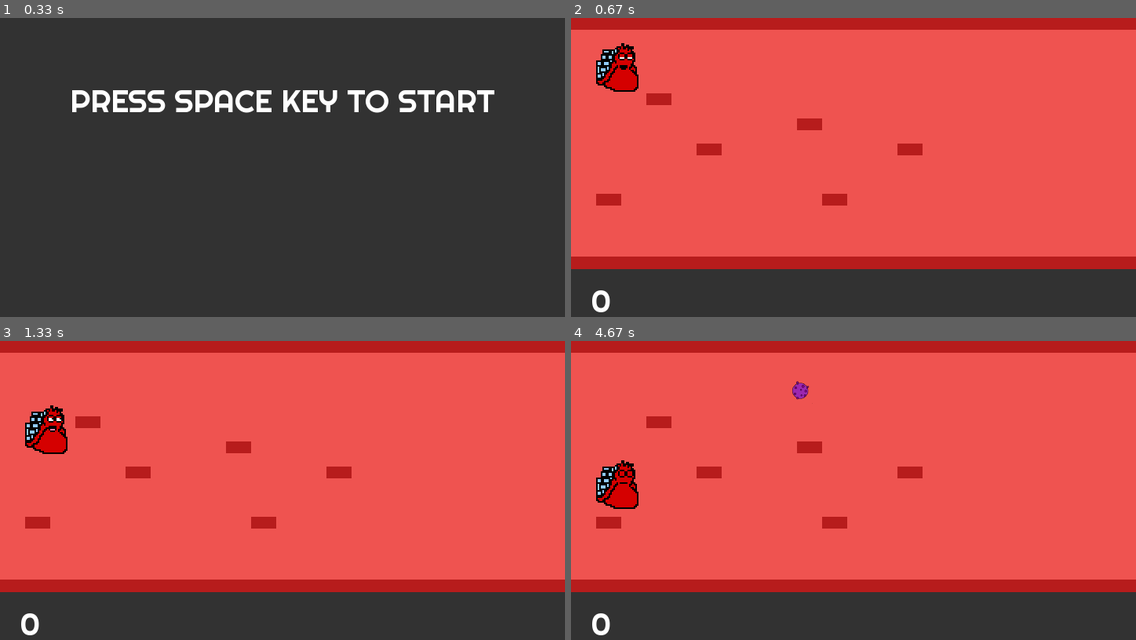
Above: before the commit, frames 1-4 (two rows, left to right).
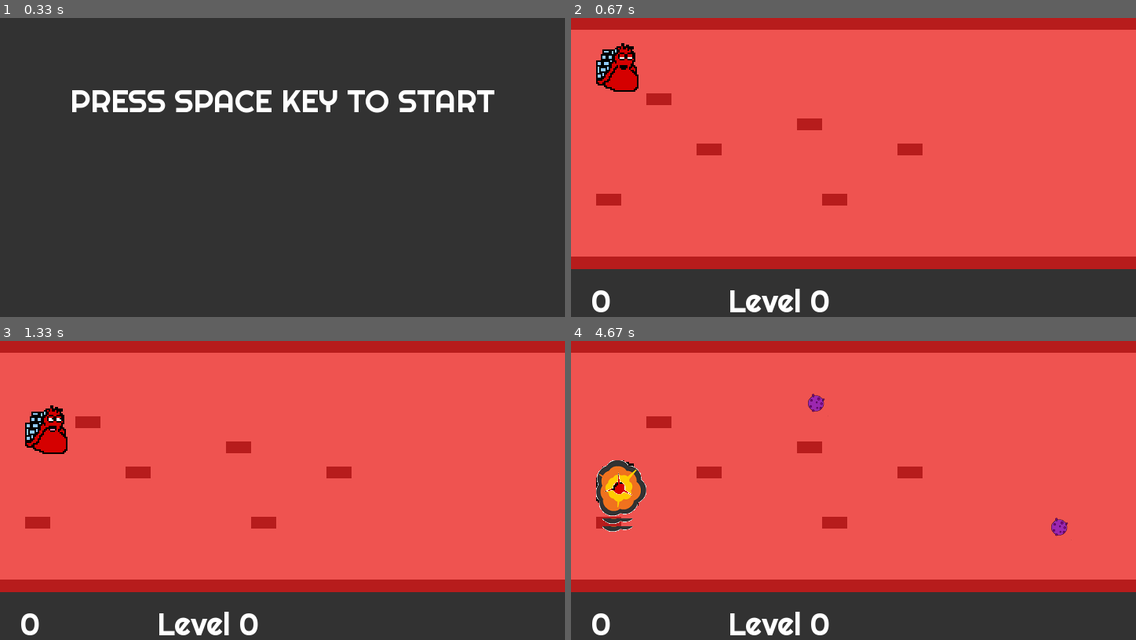
Above: after the commit, the same moments.

Repository: Moks8/pygame_virus
Game: pygame game, started from main.py
Same seed, same stepped clock (60 frames per second), same inputs: the game is played once before the commit and once after it.
Inputs:
- Up to frame 1 (0.33 s): no input
- Up to frame 2 (0.67 s): tap Space at 0.33 s
- Up to frame 3 (1.33 s): hold Down from 1.17 s (still down)
- Up to frame 4 (4.67 s): release Down at 1.63 s; hold Up 1.67-2.03 s; hold Down 2.07-2.43 s; hold Up 2.47-2.77 s; hold Down 2.8-3.1 s; hold Up 3.13-3.5 s; hold Down 3.53-3.9 s; hold Up 3.93-4.23 s; hold Down 4.27-4.57 s; hold Up from 4.6 s (still down)

Frame 1 is identical in both runs. In frame 2, 0.6% of the frame differs, in the area x 28-46%, y 90-99%; in frame 3, 0.6%; in frame 4, 2.4%, in the area x 4-89%, y 13-99%.

Commit message:
Music added

Diff:
--- a/config.py
+++ b/config.py
@@ -11,3 +11,4 @@
 
 MARCADOR_RECT = (0, 320, SCREEN_WIDTH, SCREEN_HEIGHT)
 MARCADOR_POS = (25, 335)
+LEVEL_POS = (200, 335)
--- a/main.py
+++ b/main.py
@@ -14,7 +14,7 @@
         self.pantalla = pg.display.set_mode((SCREEN_WIDTH,SCREEN_HEIGHT))
 
         self.current_scene = 0
-        self.scenes = [Intro(),Level1()]
+        self.scenes = [Intro(),Level1(),Level2()]
         self.scene = self.scenes[self.current_scene]
 
         self.hero = Hero()
@@ -30,10 +30,16 @@
 
         self.font = pg.font.Font("./resources/fonts/font.ttf", 40)
         self.marcador = self.font.render("0",True,WHITE)
+        self.txt_level = self.font.render("Level 0", True, WHITE)
 
         self.score = 0
 
         self.boom = pg.mixer.Sound("./resources/sounds/sfx-explosion-14.wav")
+        pg.mixer.music.load("./resources/sounds/resources_8-bit-Coffin-Dance-_from-Astronomia_-_1_.wav")
+        pg.mixer.music.play(-1)
+
+
+
 
         pg.display.set_caption("Covid")
 
@@ -43,6 +49,7 @@
             self.explosion.rect = self.hero.rect
             self.sprites.add(self.explosion)
             self.explosion.update()
+            pg.mixer.music.stop()
             self.boom.play()
 
             print("tas muerto")
@@ -53,6 +60,7 @@
             self.scene.repaint_rect(self.hero.rect)
             self.hero.move(self.hero_move)
             self.marcador = self.font.render(str(self.score), True, WHITE)
+            self.txt_level = self.font.render("Level 0", True, WHITE)
             self.kill(self.sprites)
 
     def on_render(self):
@@ -62,6 +70,7 @@
             self.sprites.draw(self.pantalla)
             self.pantalla.fill(BACKGROUND,MARCADOR_RECT)
             self.pantalla.blit(self.marcador,MARCADOR_POS)
+            self.pantalla.blit(self.txt_level, LEVEL_POS)
 
         pg.display.flip()
 
@@ -75,13 +84,14 @@
             self.game_over = False
 
         while (self.game_over):
+
             for event in pg.event.get():
                 if event.type == QUIT:
                     self.quit()
 
                 self.on_event(event)
 
-                if self.current_scene == 1:
+                if self.current_scene in range (0,100):
                     if event.type == KEYDOWN:
                         if event.key == K_DOWN:
                             self.hero_move +=10
--- a/scenes.py
+++ b/scenes.py
@@ -53,40 +53,38 @@
 
 
 
-class Level1(Scene):
+class Level(Scene):
     def __init__(self):
         super().__init__()
-        self._data = [[1,1,1,1,1,1,1,1,1,1,1,1,1,1,1,1,1,1,1,1,1,1,1,1,1,1,1,1,1,1,1,1,1,1,1,1,1,1,1,1],
-                      [0,0,0,0,0,0,0,0,0,0,0,0,0,0,0,0,0,0,0,0,0,0,0,0,0,0,0,0,0,0,0,0,0,0,0,0,0,0,0,0],
-                      [0,0,0,0,0,0,0,0,0,0,0,0,0,0,0,0,0,0,0,0,0,0,0,0,0,0,0,0,0,0,0,0,0,0,0,0,0,0,0,0],
-                      [0,0,0,1,0,0,0,0,0,0,0,0,0,0,0,0,0,0,0,0,0,0,0,0,0,0,0,0,0,0,0,0,0,0,0,0,0,0,0,0],
-                      [0,0,0,0,0,0,0,0,0,1,0,0,0,0,0,0,0,0,0,0,0,0,0,0,0,0,0,0,0,0,0,0,0,0,0,0,0,0,0,0],
-                      [0,0,0,0,0,1,0,0,0,0,0,0,0,1,0,0,0,0,0,0,0,0,0,0,0,0,0,0,0,0,0,0,0,0,0,0,0,0,0,0],
-                      [0,0,0,0,0,0,0,0,0,0,0,0,0,0,0,0,0,0,0,0,0,0,0,0,0,0,0,0,0,0,0,0,0,0,0,0,0,0,0,0],
-                      [0,1,0,0,0,0,0,0,0,0,1,0,0,0,0,0,0,0,0,0,0,0,0,0,0,0,0,0,0,0,0,0,0,0,0,0,0,0,0,0],
-                      [0,0,0,0,0,0,0,0,0,0,0,0,0,0,0,0,0,0,0,0,0,0,0,0,0,0,0,0,0,0,0,0,0,0,0,0,0,0,0,0],
-                      [2,2,2,2,2,2,2,2,2,2,2,2,2,2,2,2,2,2,2,2,2,2,2,2,2,2,2,2,2,2,2,2,2,2,2,2,2,2,2,2]]
-        self._back_image = pg.image.load("./resources/arteria_fondo.png")
-        self._limit_sup_image = pg.image.load("./resources/arteria_borde_sup.png")
-        self._limit_inf_image = pg.image.load("./resources/arteria_borde_inf.png")
+        self._data = None
+        self._back_image = None
+        self._limit_sup_image = None
+        self._limit_inf_image = None
+
+    def load_data(self, data, back_image, top_image, down_image, ms_to_virus, virus_vel, limit_virus):
+        self._data = data
+        self._back_image = pg.image.load(back_image)
+        self._limit_sup_image = pg.image.load(top_image)
+        self._limit_inf_image = pg.image.load(down_image)
+        self._limit_virus = limit_virus
 
         for y in range(len(self._data)):
             for x in range(len(self._data[y])):
                 if self._data[y][x] == 1:
-                    self.tile = Tile(self._limit_sup_image)
+                    tile = Tile(self._limit_sup_image)
                 elif self._data[y][x] == 2:
-                    self.tile = Tile(self._limit_inf_image)
+                    tile = Tile(self._limit_inf_image)
                 elif self._data[y][x] == 0:
-                    self.tile = Tile(self._back_image)
+                    tile = Tile(self._back_image)
 
-                self.tile.rect.topleft = (x*32 ,y*32)
-                self.add(self.tile)
+                tile.rect.topleft = (x*32 ,y*32)
+                self.add(tile)
 
-        self.ms_to_virus = 3 *1000
+        self.ms_to_virus = ms_to_virus*1000 #aparición de virus cada X sec
         self.ms_passed = 0
 
         self.virus = pg.sprite.Group()
-        self.virus.velocity = 10
+        self.virus.velocity = virus_vel
         self.add(self.virus)
 
 
@@ -108,9 +106,65 @@
             else:
                 virus.rect = virus.rect.move(-self.virus.velocity, 0)
 
+        self._limit_virus -= dead_viruses
+        if self._limit_virus < 0:
+            self.has_finished = True
+
+
         return dead_viruses
 
 
     def draw(self, surface):
         pg.sprite.LayeredDirty.draw(self, surface)
         self.virus.draw(surface)
+
+
+
+
+class Level1(Level):
+    def __init__(self):
+        super().__init__()
+        data = [[1,1,1,1,1,1,1,1,1,1,1,1,1,1,1,1,1,1,1,1,1,1,1,1,1,1,1,1,1,1,1,1,1,1,1,1,1,1,1,1],
+                [0,0,0,0,0,0,0,0,0,0,0,0,0,0,0,0,0,0,0,0,0,0,0,0,0,0,0,0,0,0,0,0,0,0,0,0,0,0,0,0],
+                [0,0,0,0,0,0,0,0,0,0,0,0,0,0,0,0,0,0,0,0,0,0,0,0,0,1,0,0,0,0,0,0,0,0,0,0,0,0,0,0],
+                [0,0,0,1,0,0,0,0,0,0,0,0,0,0,0,0,0,0,0,0,0,0,0,0,0,0,0,0,0,0,0,0,0,0,0,0,0,0,0,0],
+                [0,0,0,0,0,0,0,0,0,1,0,0,0,0,0,0,0,0,0,0,0,0,0,0,0,0,0,0,0,1,0,0,0,0,0,0,0,0,0,0],
+                [0,0,0,0,0,1,0,0,0,0,0,0,0,1,0,0,0,0,0,0,0,0,0,0,0,0,0,0,0,0,0,0,0,0,0,0,0,0,0,0],
+                [0,0,0,0,0,0,0,0,0,0,0,0,0,0,0,0,0,0,0,0,0,0,0,0,0,0,0,0,0,0,0,0,1,0,0,0,0,0,0,0],
+                [0,1,0,0,0,0,0,0,0,0,1,0,0,0,0,0,0,0,0,0,0,0,0,0,0,0,0,0,0,0,0,0,0,0,0,1,0,0,0,0],
+                [0,0,0,0,0,0,0,0,0,0,0,0,0,0,0,0,0,0,0,0,0,0,0,0,0,0,0,0,0,0,0,0,0,0,0,0,0,0,0,0],
+                [2,2,2,2,2,2,2,2,2,2,2,2,2,2,2,2,2,2,2,2,2,2,2,2,2,2,2,2,2,2,2,2,2,2,2,2,2,2,2,2]]
+
+        self.load_data(data,
+                       "./resources/arteria_fondo.png",
+                       "./resources/arteria_borde_sup.png",
+                       "./resources/arteria_borde_inf.png",
+                       1,
+                       10,
+                       5)
+
+                            #ms_to_virus, virus_vel, limit_virus
+
+class Level2(Level):
+    def __init__(self):
+        super().__init__()
+        data = [[1,1,1,1,1,1,1,1,1,1,1,1,1,1,1,1,1,1,1,1,1,1,1,1,1,1,1,1,1,1,1,1,1,1,1,1,1,1,1,1],
+                [0,0,0,0,0,0,0,0,0,0,0,0,0,0,0,0,0,0,0,0,0,0,0,0,0,0,0,0,0,0,0,0,0,0,0,0,0,0,0,0],
+                [0,0,0,0,0,0,0,0,0,0,0,0,0,0,0,0,0,0,0,0,0,0,0,0,0,0,0,0,0,0,0,0,0,0,0,0,0,0,0,0],
+                [0,0,0,1,0,0,0,0,0,0,0,0,0,0,0,0,0,0,0,0,0,0,0,0,0,0,0,0,0,0,0,0,0,0,0,0,0,0,0,0],
+                [0,0,0,0,0,0,0,0,0,1,0,0,0,0,0,0,0,0,0,0,0,0,0,0,0,0,0,0,0,0,0,0,0,0,0,0,0,0,0,0],
+                [0,0,0,0,0,1,0,0,0,0,0,0,0,1,0,0,0,0,0,0,0,0,0,0,0,0,0,0,0,0,0,0,0,0,0,0,0,0,0,0],
+                [0,0,0,0,0,0,0,0,0,0,0,0,0,0,0,0,0,0,0,0,0,0,0,0,0,0,0,0,0,0,0,0,0,0,0,0,0,0,0,0],
+                [0,1,0,0,0,0,0,0,0,0,1,0,0,0,0,0,0,0,0,0,0,0,0,0,0,0,0,0,0,0,0,0,0,0,0,0,0,0,0,0],
+                [0,0,0,0,0,0,0,0,0,0,0,0,0,0,0,0,0,0,0,0,0,0,0,0,0,0,0,0,0,0,0,0,0,0,0,0,0,0,0,0],
+                [2,2,2,2,2,2,2,2,2,2,2,2,2,2,2,2,2,2,2,2,2,2,2,2,2,2,2,2,2,2,2,2,2,2,2,2,2,2,2,2]]
+
+        self.load_data(data,
+                       "./resources/arteria_fondo.png",
+                       "./resources/arteria_borde_sup.png",
+                       "./resources/arteria_borde_inf.png",
+                       0.5,
+                       15,
+                       4)
+
+                            #ms_to_virus, virus_vel, limit_virus
Not shown, added: resources/sounds/resources_8-bit-Coffin-Dance-_from-Astronomia_-_1_.wav
